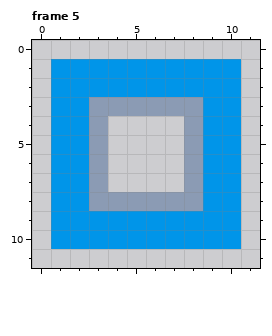
Edited in one commit: pixel-art file (assets/sprites/player beam particle.aseprite). The first picture shows the starting point.
12x12 pixels, 5 frames. Shown: frame 5.
The result:
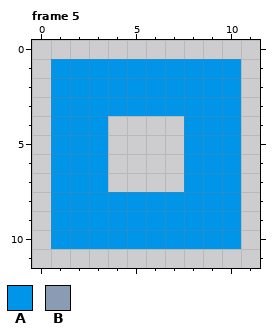
Palette (. is transparent): A #0095e9  B #8b9bb4
Commit message: remove gray from player beam particle
Difference:
Frame 5, layer "particle":
The edit turns colour B into colour A in row 3 at x 3 to 8; in rows 4 to 7 at x 3 and 8; in row 8 at x 3 to 8.
Boxes around the changes in both pictures, in picture pixels (x1, y1, x2, y2):
changed: (89, 97, 203, 211)
